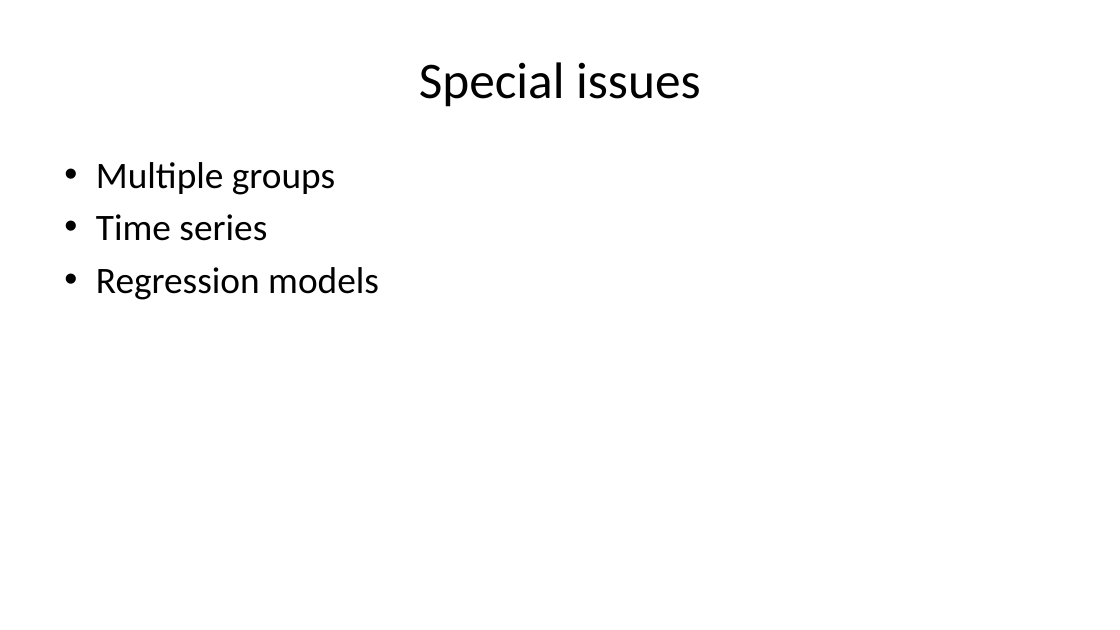
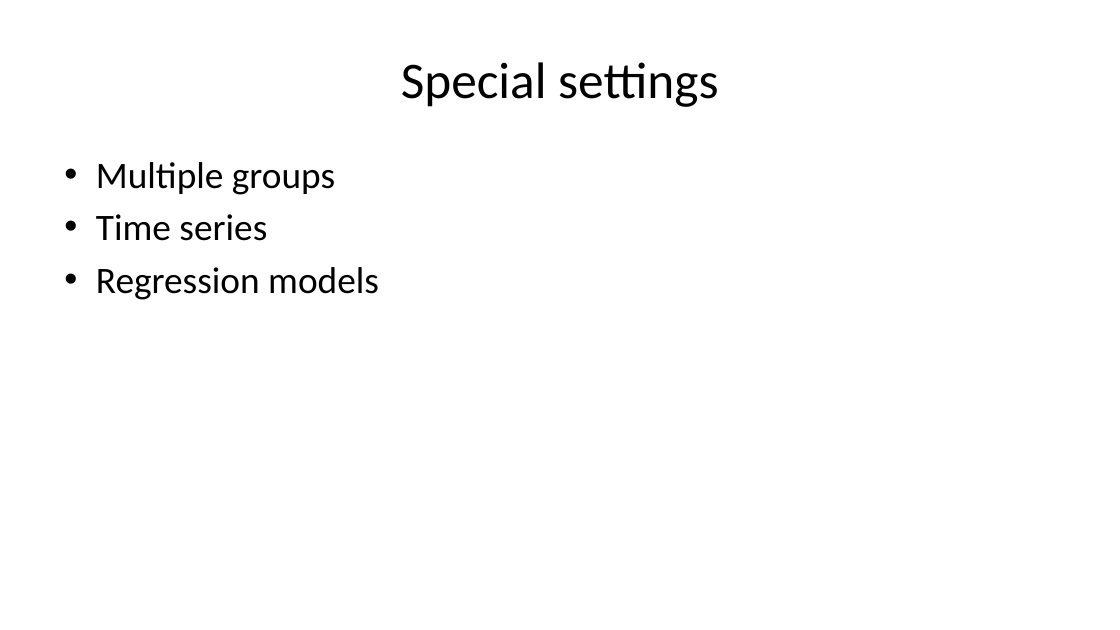
Before and after one commit to pmean/papers-and-presentations, a slide deck: slide 65 of bootstrap/src/bootstrap-slides.pptx (slide 64 before the commit). Drawn at 1120x630 pixels with LibreOffice and Linux fonts; fonts in the diff are those of the drawing. Boxes give left, top, right and bottom in pixels: in the first picture for what was removed or moved away, otherwise in the second. Text is boxed around its words. In the diff, an @@ line names an element or a change of style, - is before the commit and + after.

```diff
--- a/bootstrap/src/bootstrap-slides.pptx
+++ b/bootstrap/src/bootstrap-slides.pptx
@@ title at (x1=401, y1=62, x2=718, y2=107): text changed @@
-Special issues
+Special settings
```
Also in this commit, not shown: 27 other slides changed, 2 slides added, 1 other file.
